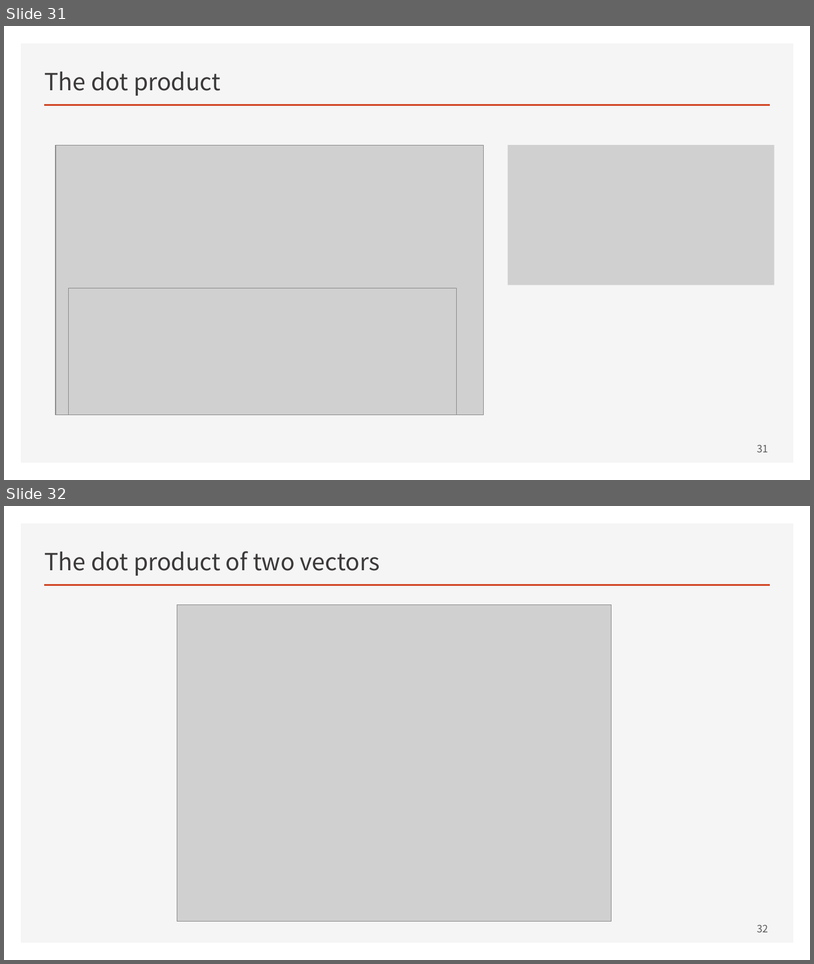
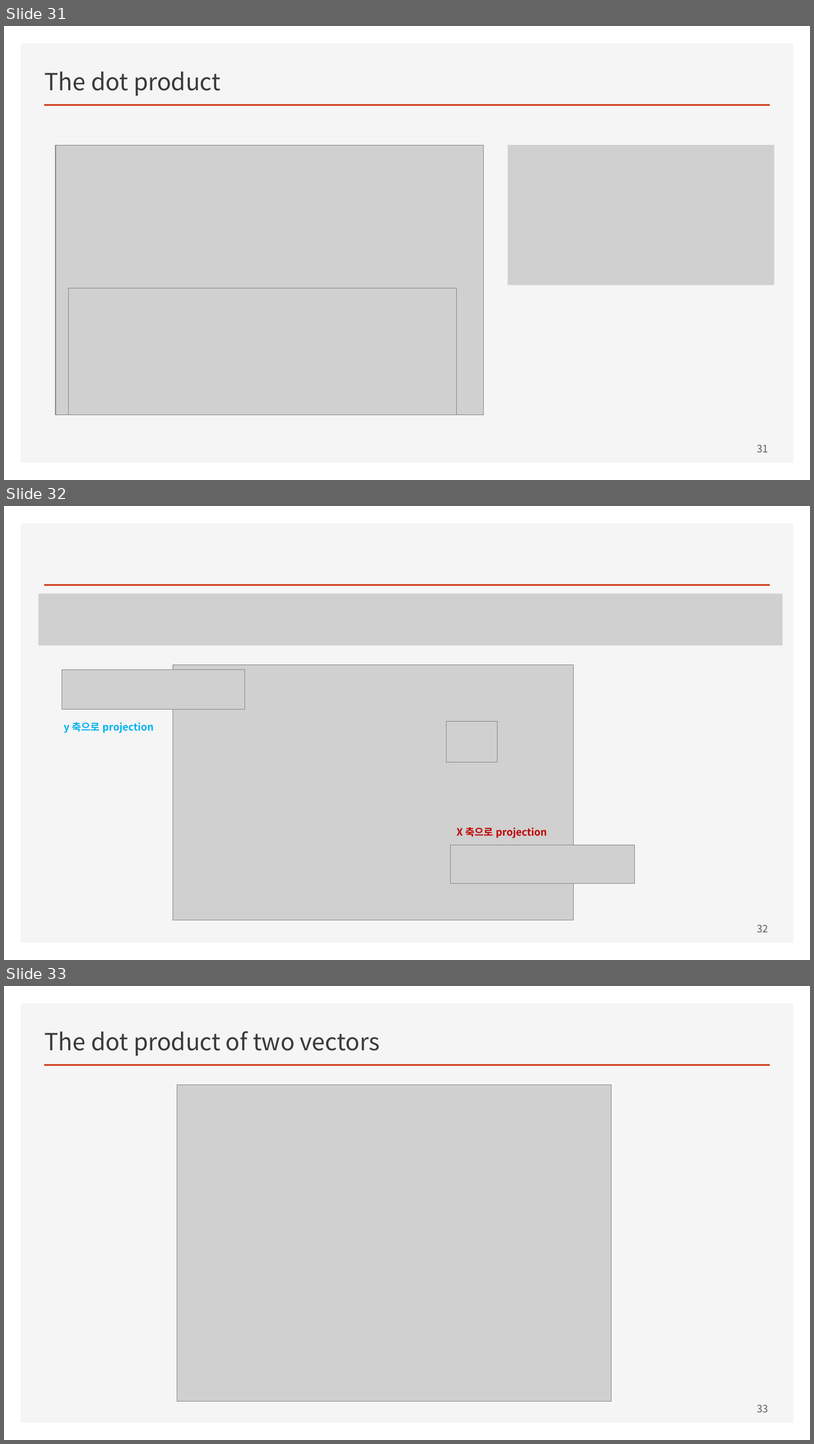
Before and after one commit to ancestor9/mathematics-for-machine-learning, a slide deck: Linear_Algebra/w3_Vectors_and_Linear_Transformations.pptx. Shown one above the other, each under a label of ours: slides 31 and 32 before the commit, slides 31, 32 and 33 after it. The pictures are 814x964 and 814x1444 pixels, drawn with LibreOffice and Linux fonts; fonts in the diff are those of the drawing; grey boxes stand for pictures. Boxes give left, top, right and bottom in pixels: in the first picture for what was removed or moved away, otherwise in the second. Text is boxed around its words. In the diff, an @@ line names an element or a change of style, - is before the commit and + after.

```diff
--- a/Linear_Algebra/w3_Vectors_and_Linear_Transformations.pptx
+++ b/Linear_Algebra/w3_Vectors_and_Linear_Transformations.pptx
@@ slide 32 added at bbox=[4, 506, 810, 960], background #FFFFFF; not listed: 2 template elements that a slide beside it also shows @@
@@ picture added at bbox=[38, 594, 783, 646] @@
@@ picture added at bbox=[173, 664, 574, 920] @@
@@ picture added at bbox=[62, 669, 245, 709] @@
@@ picture added at bbox=[447, 721, 498, 762] @@
@@ text added at bbox=[64, 722, 153, 733], 12 pt, text #00B0F0, bold @@
+y 축으로 projection
@@ text added at bbox=[457, 827, 547, 838], 12 pt, text #C00000, bold @@
+X 축으로 projection
@@ picture added at bbox=[451, 845, 636, 883] @@
@@ page number added at bbox=[757, 924, 768, 932], 12 pt, text #595959 @@
+32
@@ what was slide 32 is now slide 33 @@
@@ page number at bbox=[757, 1404, 768, 1412]: text changed @@
-32
+33
```
Also in this commit, not shown: 2 slides changed.
